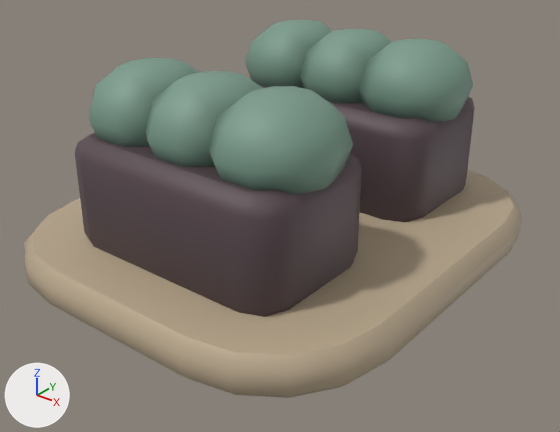
The glTF model assets/models/regions/alpine_restaurant_1.glb, before and after one commit.
Both versions are drawn from a 50 mm camera at (-1.94, -2.78, 2.24) aimed at (-4.43, 0.33, 0.3). Arrows for +X, +Y and +Z are at lower left; the lights stay in place. The older version comes first. Vertices at exactly the same position are counted once.

Names of what the first picture shows: 'Restaurant1'.
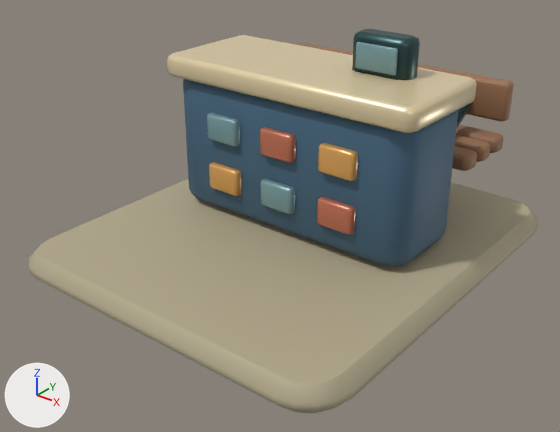
The change, as a list of edits to the scene's bpy script:
```text
Add mat_tint:
    mat_tint = bpy.data.materials.new('Tint')
    mat_tint.use_nodes = True; mat_tint.node_tree.nodes.clear()
    _N = mat_tint.node_tree.nodes; _L = mat_tint.node_tree.links
    n0 = _N.new('ShaderNodeBsdfPrincipled'); n0.name = 'Principled BSDF'
    n0.inputs[1].default_value = 0.11  # 'Metallic'
    n0.inputs[2].default_value = 0.22  # 'Roughness'
    n1 = _N.new('ShaderNodeOutputMaterial'); n1.name = 'Material Output'
    n2 = _N.new('ShaderNodeVertexColor'); n2.name = 'Color Attribute'
    _L.new(n0.outputs[0], n1.inputs[0])  # 'BSDF' to 'Surface'
    _L.new(n2.outputs[0], n0.inputs[0])  # 'Color' to 'Base Color'
Add mat_metal:
    mat_metal = bpy.data.materials.new('Metal')
    mat_metal.use_nodes = True; mat_metal.node_tree.nodes.clear()
    _N = mat_metal.node_tree.nodes; _L = mat_metal.node_tree.links
    n0 = _N.new('ShaderNodeBsdfPrincipled'); n0.name = 'Principled BSDF'
    n0.inputs[1].default_value = 0.63  # 'Metallic'
    n0.inputs[2].default_value = 0.34  # 'Roughness'
    n1 = _N.new('ShaderNodeOutputMaterial'); n1.name = 'Material Output'
    n2 = _N.new('ShaderNodeVertexColor'); n2.name = 'Color Attribute'
    _L.new(n0.outputs[0], n1.inputs[0])  # 'BSDF' to 'Surface'
    _L.new(n2.outputs[0], n0.inputs[0])  # 'Color' to 'Base Color'
Add mat_paint:
    mat_paint = bpy.data.materials.new('Paint')
    mat_paint.use_nodes = True; mat_paint.node_tree.nodes.clear()
    _N = mat_paint.node_tree.nodes; _L = mat_paint.node_tree.links
    n0 = _N.new('ShaderNodeBsdfPrincipled'); n0.name = 'Principled BSDF'
    n0.inputs[1].default_value = 0.24  # 'Metallic'
    n0.inputs[2].default_value = 0.3  # 'Roughness'
    n1 = _N.new('ShaderNodeOutputMaterial'); n1.name = 'Material Output'
    n2 = _N.new('ShaderNodeVertexColor'); n2.name = 'Color Attribute'
    _L.new(n0.outputs[0], n1.inputs[0])  # 'BSDF' to 'Surface'
    _L.new(n2.outputs[0], n0.inputs[0])  # 'Color' to 'Base Color'
Change me_restaurant1:
    remove me_restaurant1.from_pydata(...)  # 536 vertices, 1036 faces; spans x -5.66..-3.38, y -0.86..1.82, z 0.03..1.21
    add me_restaurant1.from_pydata(...)  # 1124 vertices, 2180 faces; spans x -5.53..-3.37, y -0.73..1.75, z 0.0..1.32
    me_restaurant1 part 1: the loose piece of 72 vertices spanning x -5.22..-3.82, y -0.52..0.34, z 0.19..0.85 is scaled about its middle by (0.166, 0.0703, 0.253), then moved by (-0.33, 0.44, -0.1), in mat_paint
    me_restaurant1 part 2: the loose piece of 72 vertices spanning x -5.22..-3.82, y 0.74..1.61, z 0.19..0.85 is scaled about its middle by (0.166, 0.0703, 0.253), then moved by (0.07, -0.82, -0.1), in mat_paint
    me_restaurant1 part 3: the loose piece of 72 vertices spanning x -5.22..-3.82, y -0.52..0.34, z 0.19..0.85 is copied, and the copy is scaled about its middle by (0.166, 0.0703, 0.253), then moved by (0.47, 0.44, -0.1), in mat_paint; it spans x -4.16..-3.93, y 0.31..0.38, z 0.34..0.5
    me_restaurant1 part 4: the loose piece of 72 vertices spanning x -5.22..-3.82, y -0.52..0.34, z 0.19..0.85 is copied, and the copy is scaled about its middle by (0.166, 0.0703, 0.253), then moved by (-0.33, 0.44, 0.21), in mat_paint; it spans x -4.97..-4.74, y 0.31..0.38, z 0.65..0.81
    me_restaurant1 part 5: the loose piece of 72 vertices spanning x -5.22..-3.82, y -0.52..0.34, z 0.19..0.85 is copied, and the copy is scaled about its middle by (0.166, 0.0703, 0.253), then moved by (0.07, 0.44, 0.21), in mat_paint; it spans x -4.57..-4.34, y 0.31..0.38, z 0.65..0.81
    me_restaurant1 part 6: the loose piece of 72 vertices spanning x -5.22..-3.82, y -0.52..0.34, z 0.19..0.85 is copied, and the copy is scaled about its middle by (0.166, 0.0703, 0.253), then moved by (0.47, 0.44, 0.21), in mat_paint; it spans x -4.16..-3.93, y 0.31..0.38, z 0.65..0.81
    me_restaurant1 part 7: the loose piece of 80 vertices spanning x -5.66..-3.38, y -0.86..1.82, z 0.03..0.25 is rebuilt with 80 vertices and now spans x -5.53..-3.37, y -0.73..1.75, z 0.0..0.16
    me_restaurant1 part 8: the loose piece of 52 vertices spanning x -4.42..-3.76, y -0.44..0.26, z 0.67..1.21 is deleted
    me_restaurant1 part 9: the loose piece of 52 vertices spanning x -4.85..-4.19, y 0.82..1.52, z 0.67..1.21 is deleted
    me_restaurant1 part 10: the loose piece of 52 vertices spanning x -4.85..-4.19, y -0.44..0.26, z 0.67..1.21 is deleted
    me_restaurant1 part 11: the loose piece of 52 vertices spanning x -5.28..-4.62, y -0.44..0.26, z 0.67..1.21 is deleted
    me_restaurant1 part 12: 104 vertices removed from x -5.28..-3.76, y 0.82..1.52, z 0.67..1.21; 612 vertices added at x -5.29..-3.61, y 0.31..1.6, z 0.15..1.32
    add me_restaurant1.materials.append(mat_paint)
    add me_restaurant1.materials.append(mat_metal)
    add me_restaurant1.materials.append(mat_tint)
```

Pixel boxes (x1, y1, x2, y2) of what changed, in the pictures (560 x 432 px; the box of a moved part takes in the faces that stretch with it):
'Restaurant1', reshaped: before (24, 20, 522, 398); after (28, 29, 539, 413)
part 1 of me_restaurant1, moved or reshaped: before (75, 133, 362, 317); after (209, 162, 241, 196)
part 2 of me_restaurant1, moved or reshaped: before (252, 80, 475, 222); after (260, 178, 295, 214)
part 3 of me_restaurant1, added (brown): after (317, 197, 355, 235)
part 4 of me_restaurant1, added (cyan): after (207, 112, 240, 147)
part 5 of me_restaurant1, added (brown): after (260, 127, 296, 163)
part 6 of me_restaurant1, added (brown): after (318, 143, 358, 181)
part 7 of me_restaurant1, rebuilt: before (24, 170, 522, 398); after (28, 179, 539, 413)
part 8 of me_restaurant1, deleted (green): before (209, 86, 353, 194)
part 9 of me_restaurant1, deleted (green): before (300, 29, 391, 103)
part 10 of me_restaurant1, deleted (green): before (146, 71, 263, 167)
part 11 of me_restaurant1, deleted (green): before (90, 58, 200, 146)
part 12 of me_restaurant1, reshaped: before (245, 20, 473, 122); after (167, 29, 514, 267)
